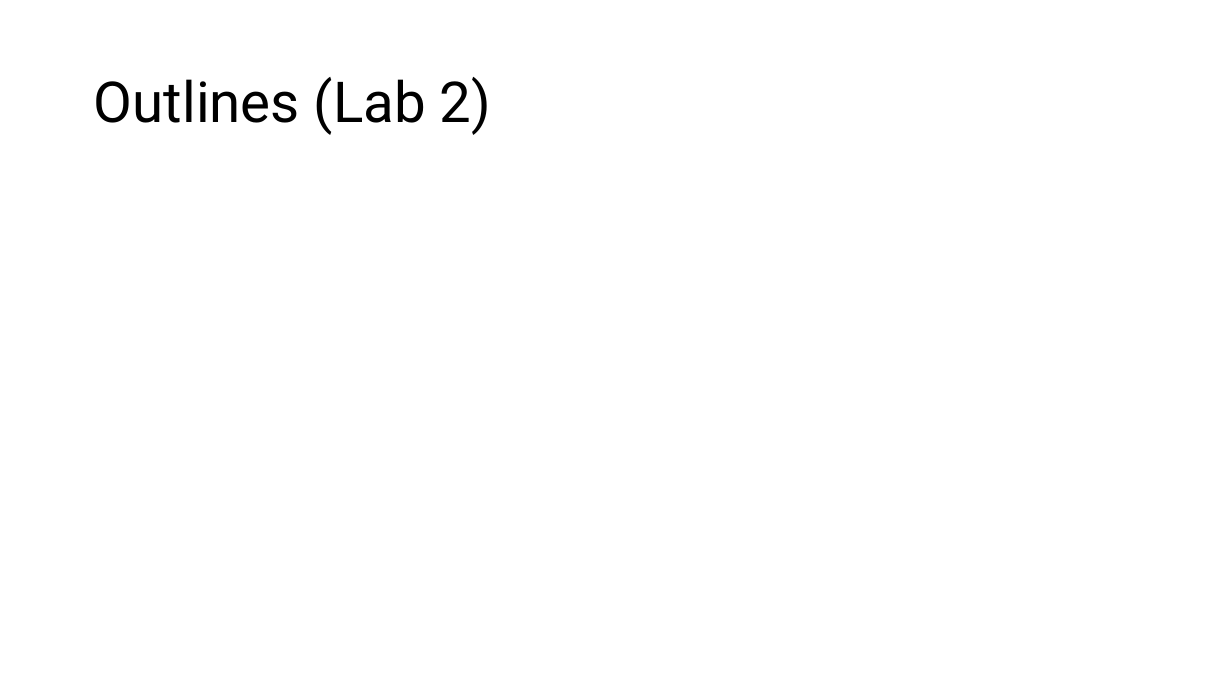
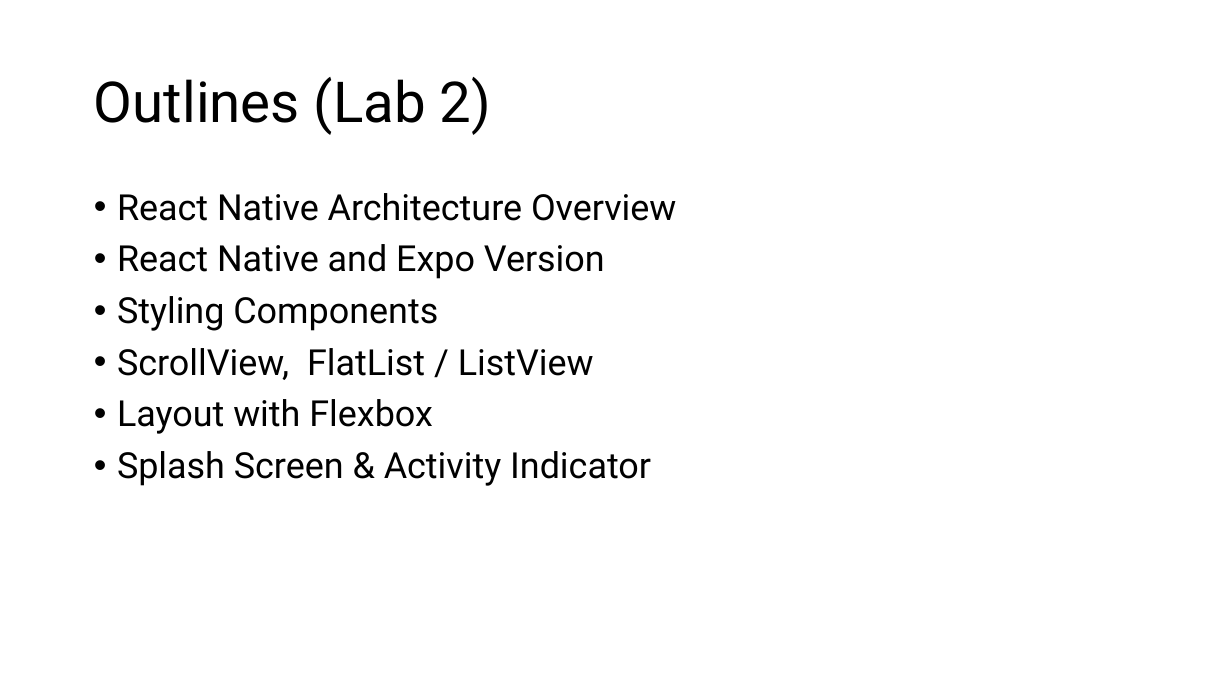
Before and after one commit to neonbranch/CPSC-357-Lab, a slide deck: slide 3 of common/CPSC357_Lectures.pptx (slide 4 before the commit). Drawn at 1232x693 pixels with LibreOffice and Linux fonts; fonts in the diff are those of the drawing. Boxes give left, top, right and bottom in pixels: in the first picture for what was removed or moved away, otherwise in the second. Text is boxed around its words. In the diff, an @@ line names an element or a change of style, - is before the commit and + after.

```diff
--- a/common/CPSC357_Lectures.pptx
+++ b/common/CPSC357_Lectures.pptx
@@ text added at (117,193,676,486), 28 pt, text #000000 @@
+• React Native Architecture Overview
+• React Native and Expo Version
+• Styling Components
+• ScrollView, FlatList / ListView
+• Layout with Flexbox
+• Splash Screen & Activity Indicator
```
Also in this commit, not shown: 3 other slides changed, 2 slides added, 1 slide removed, 20 other files.
